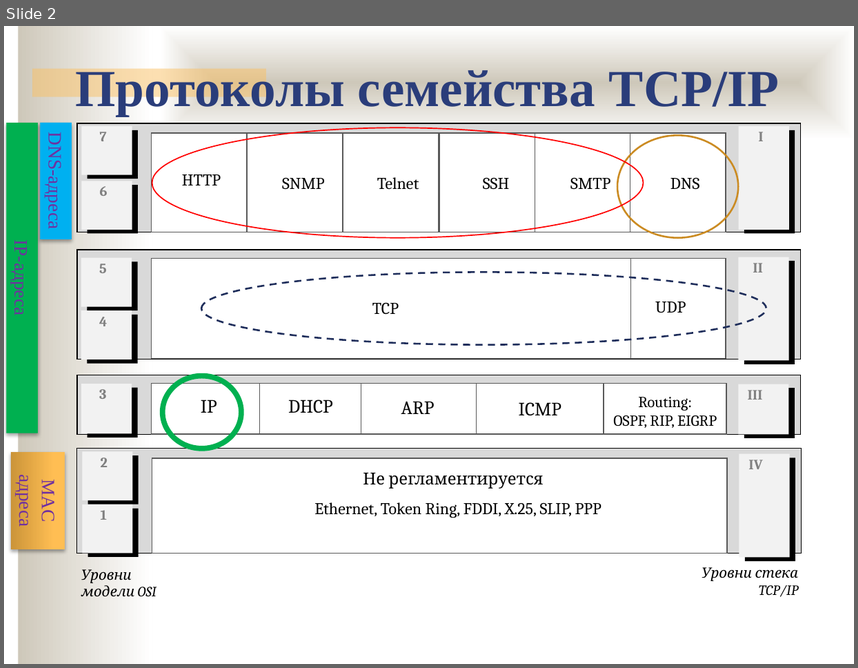
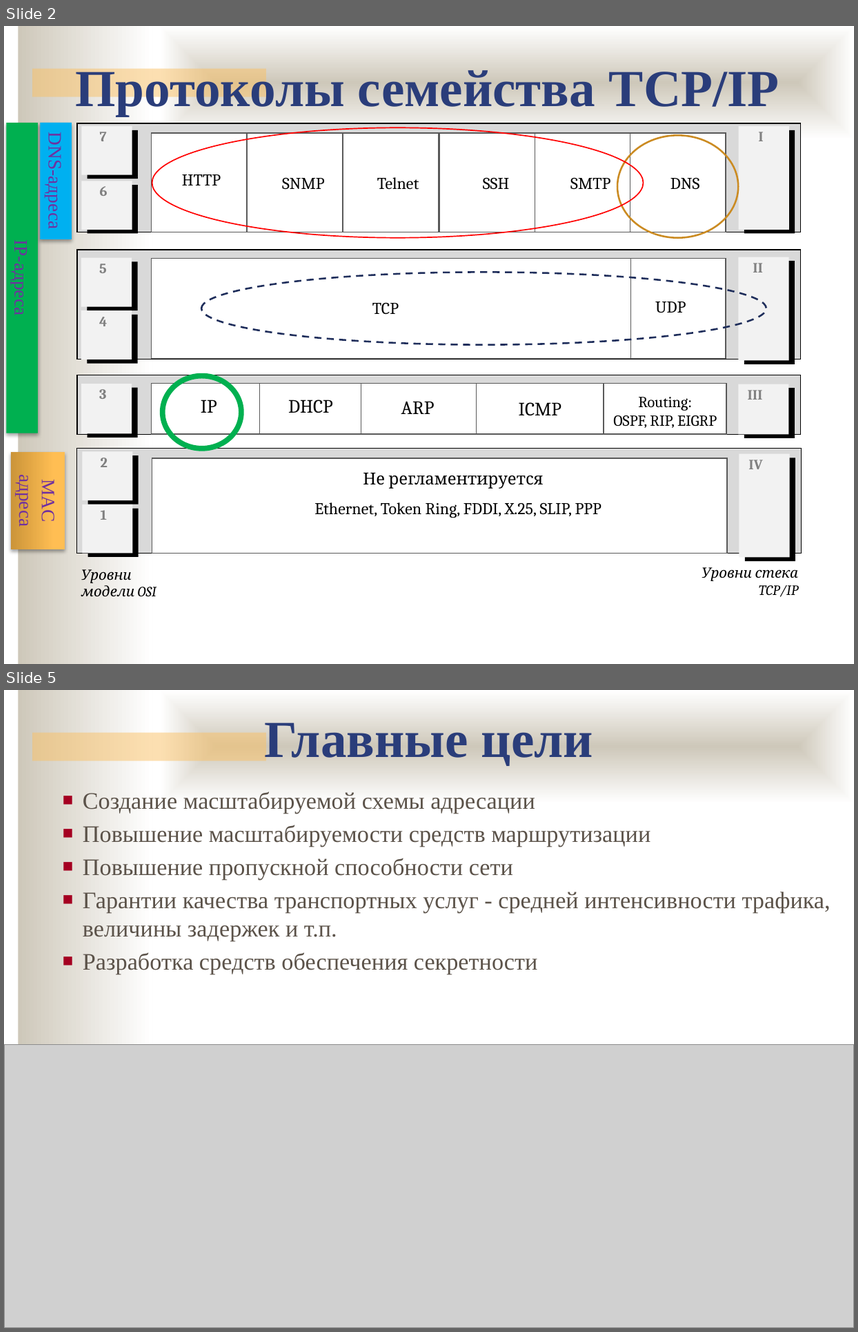
Before and after one commit to ukoloff/nets, a slide deck: lecture/15.pptx. Shown one above the other, each under a label of ours: slide 2 before the commit, slides 2 and 5 after it; the slides between them are not shown. The pictures are 858x668 and 858x1332 pixels, drawn with LibreOffice and Linux fonts; fonts in the diff are those of the drawing; grey boxes stand for pictures; background and template pictures are left out. Boxes give left, top, right and bottom in pixels: in the first picture for what was removed or moved away, otherwise in the second. Text is boxed around its words. In the diff, an @@ line names an element or a change of style, - is before the commit and + after.

```diff
--- a/lecture/15.pptx
+++ b/lecture/15.pptx
@@ slide 5 added at box(4, 690, 854, 1328), background #FFFFFF; not listed: 3 template elements that a slide beside it also shows @@
@@ text added at box(264, 722, 593, 766), 44 pt, text #2A3D7A, bold @@
+Главные цели
@@ text added at box(83, 791, 831, 974), 20 pt, text #5B5249 @@
+■ Создание масштабируемой схемы адресации
+■ Повышение масштабируемости средств маршрутизации
+■ Повышение пропускной способности сети
+■ Гарантии качества транспортных услуг - средней интенсивности трафика, величины задержек и т.п.
+■ Разработка средств обеспечения секретности
@@ picture added at box(4, 1045, 854, 1328) @@
```
Also in this commit, not shown: 14 other slides added, 1 slide removed.
